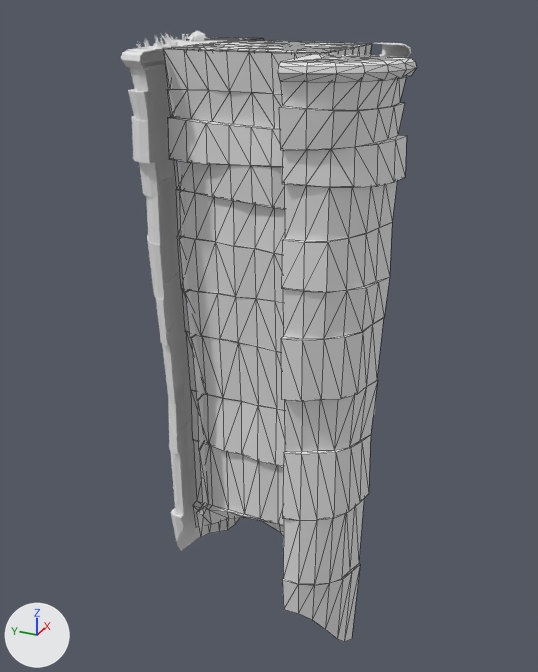
The FBX model assets/Strategy_Kit/Unity/Assets/Vitaria/Models/Isle/Blocks/Isle_Block_3_5.fbx, before and after one commit.
Before and after are seen from a 50 mm camera at (-25.7, -2.8, 1.5) aimed at (-2.6, 7.6, -10.1). The lights are fixed; the arrows at lower left show +X, +Y and +Z. The picture after the commit comes second. Mesh edges are drawn as thin lines on the coarser meshes. Where no turn or scale is listed for an object, it has been applied to the vertices.

In view in the first picture: 'Corner_NW', 'Corner_SW', 'Ledge_N', 'Top', 'Wall_N', 'Wall_W' and 5 more.
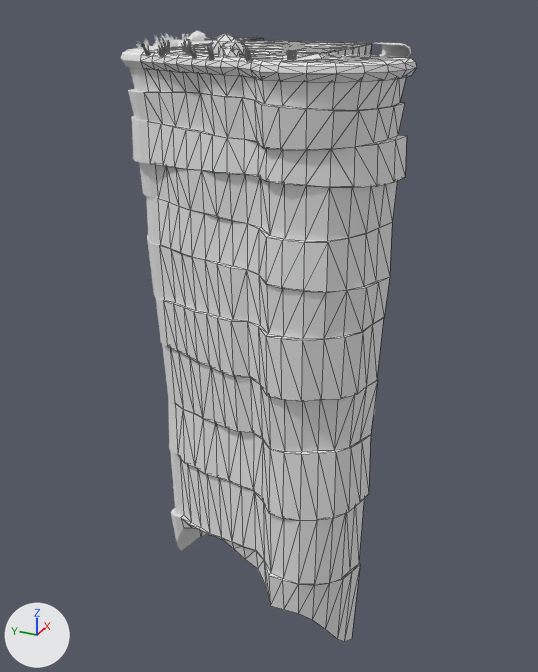
Patch to the scene script:
```diff
--- a/assets/Strategy_Kit/Unity/Assets/Vitaria/Models/Isle/Blocks/Isle_Block_3_5.fbx.py
+++ b/assets/Strategy_Kit/Unity/Assets/Vitaria/Models/Isle/Blocks/Isle_Block_3_5.fbx.py
@@ me_isle_3_5_ledge_w_001 @@
+me_isle_3_5_ledge_w_001.from_pydata(...)  # 915 vertices, 1364 faces; spans x -7.8..-5.0, y 5.0..10.0, z -18.5..0.5
+me_isle_3_5_ledge_w_001.materials.append(mat_vitaria_palette)  # its picture is missing
@@ ob_ledge_w @@
+ob_ledge_w = bpy.data.objects.new('Ledge_W', me_isle_3_5_ledge_w_001)
+ob_ledge_w.location = (0.0, 0.0, 0.0)
```

Where the change shows, as pixel boxes [x1, y1, x2, y2] in the pictures (538 x 672 px):
'Ledge_W', added: after [140, 33, 316, 610]
'Wall_W', unchanged, covered by the edit: before [163, 49, 312, 535]
'Ledge_N', unchanged, covered by the edit: before [133, 30, 232, 551]; after [133, 30, 212, 551]
'Wall_N', unchanged, covered by the edit: before [163, 48, 239, 538]; after [199, 530, 207, 538]
